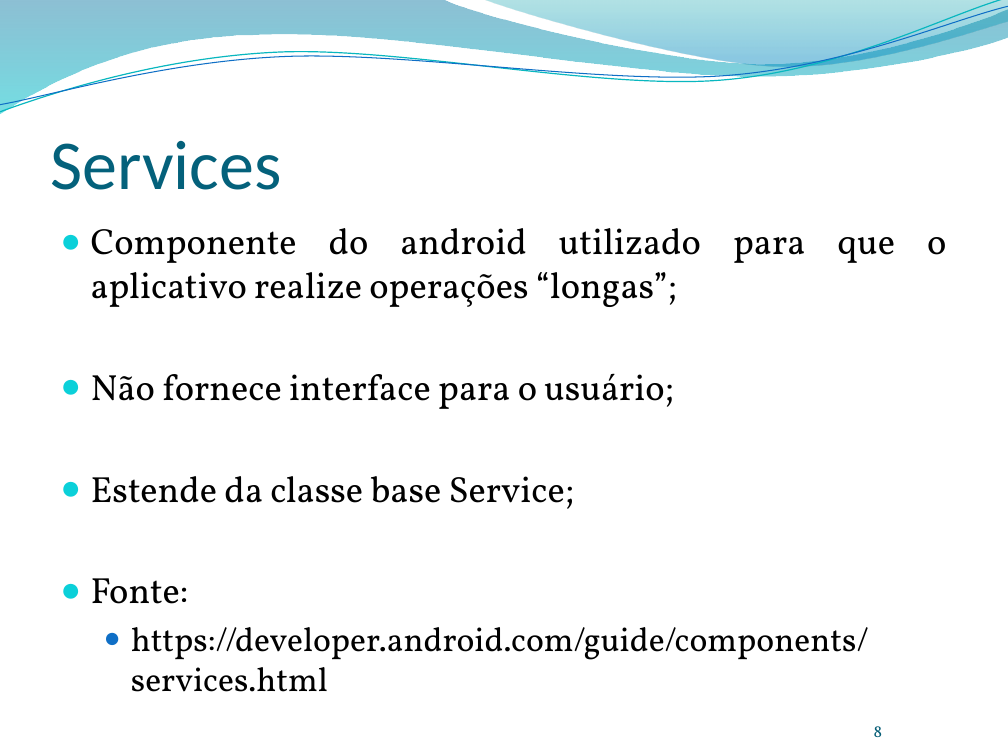
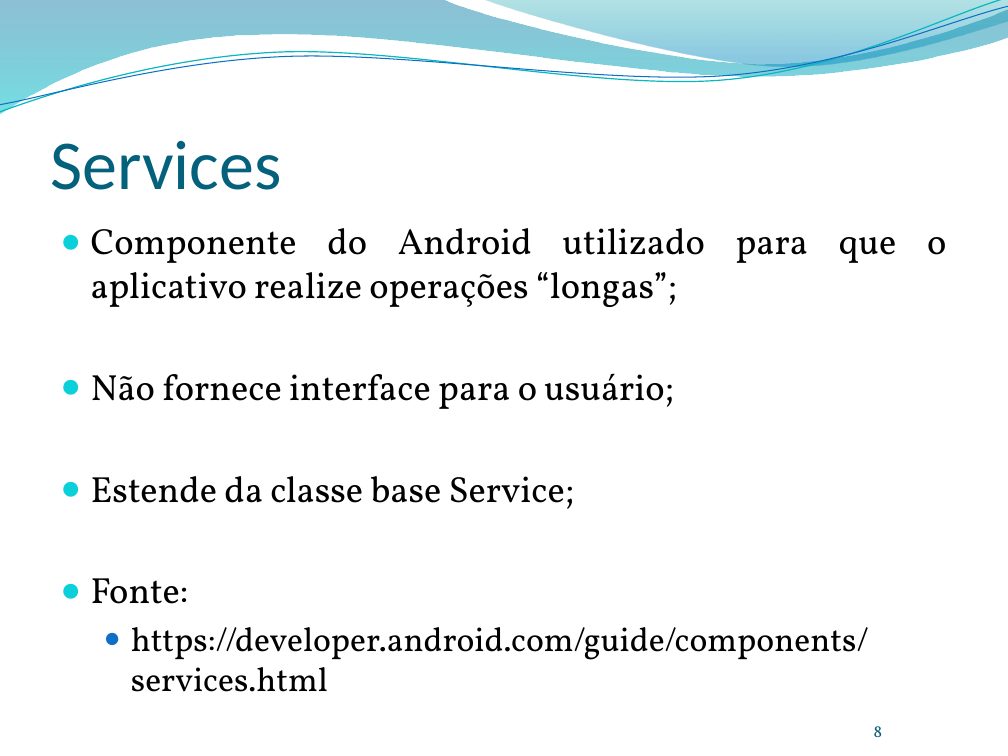
Before and after one commit to LuisLisboa/android, a slide deck: slide 8 of Aula02.pptx. Drawn at 1008x756 pixels with LibreOffice and Linux fonts; fonts in the diff are those of the drawing; background and template pictures are left out. Boxes give left, top, right and bottom in pixels: in the first picture for what was removed or moved away, otherwise in the second. Text is boxed around its words. In the diff, an @@ line names an element or a change of style, - is before the commit and + after.

```diff
--- a/Aula02.pptx
+++ b/Aula02.pptx
@@ text at (x1=91, y1=228, x2=946, y2=307): text changed @@
-● Componente do android utilizado para que o aplicativo realize operações “longas”;
+● Componente do Android utilizado para que o aplicativo realize operações “longas”;
```
Also in this commit, not shown: 2 other slides changed.
